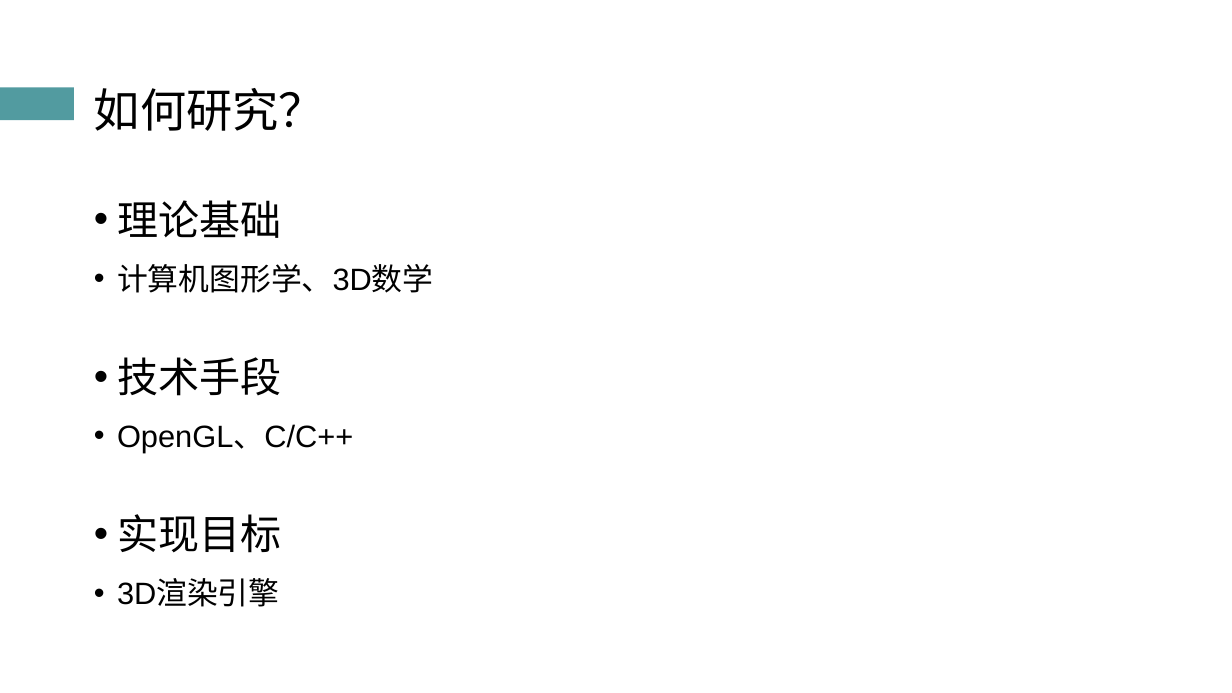
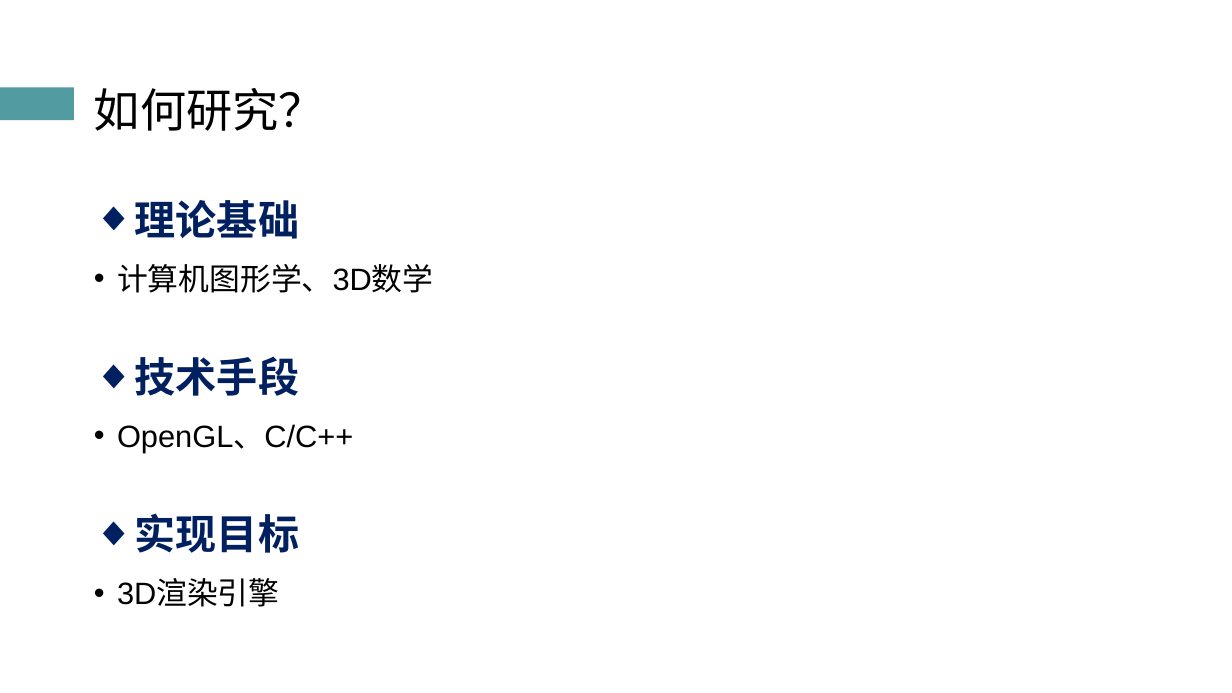
Before and after one commit to atom-chen/Main, a slide deck: slide 7 of OpenGL/答辩PPT.pptx. Drawn at 1232x693 pixels with LibreOffice and Linux fonts; fonts in the diff are those of the drawing. Boxes give left, top, right and bottom in pixels: in the first picture for what was removed or moved away, otherwise in the second. Text is boxed around its words. In the diff, an @@ line names an element or a change of style, - is before the commit and + after.

```diff
--- a/OpenGL/答辩PPT.pptx
+++ b/OpenGL/答辩PPT.pptx
@@ text at <box>135,200,299,553</box>: text colour #000000 to #002060, bold on in "理论基础", "技术手段", "实现目标"; bullet • to ◆ @@
```
Also in this commit, not shown: 18 other slides changed, 1 slide removed, 50 other files.
